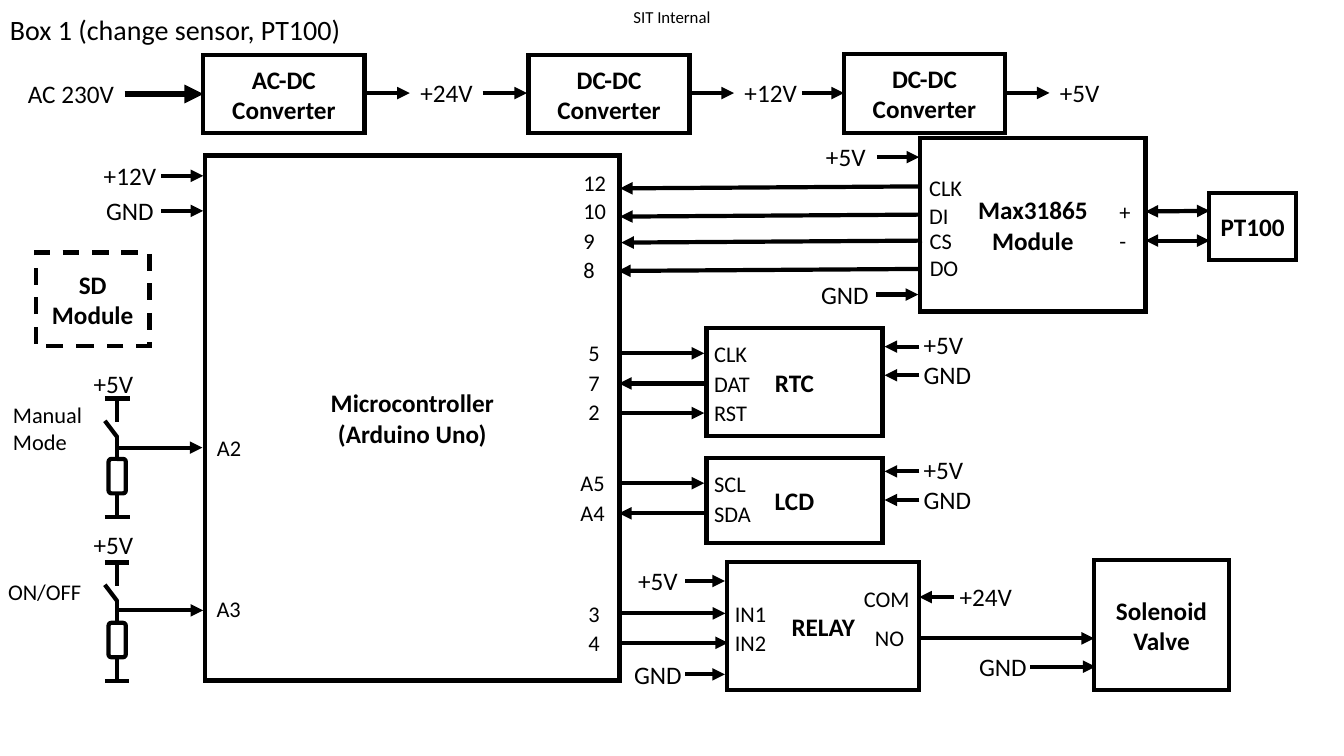
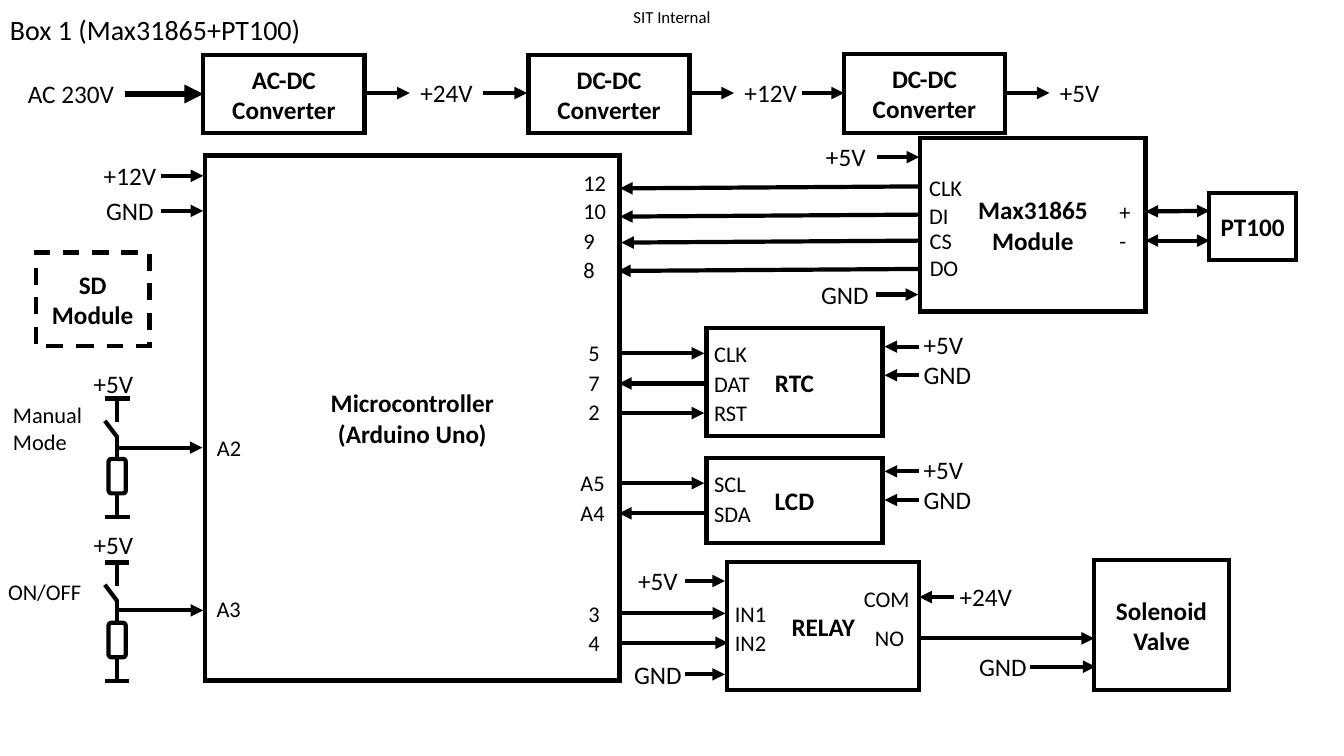
Before and after one commit to kanglc/Hashtag, a slide deck: slide 6 of Docs/thermal_controller_blockdiagram.pptx. Drawn at 1344x756 pixels with LibreOffice and Linux fonts; fonts in the diff are those of the drawing; background and template pictures are left out. Boxes give left, top, right and bottom in pixels: in the first picture for what was removed or moved away, otherwise in the second. Text is boxed around its words. In the diff, an @@ line names an element or a change of style, - is before the commit and + after.

```diff
--- a/Docs/thermal_controller_blockdiagram.pptx
+++ b/Docs/thermal_controller_blockdiagram.pptx
@@ text at <box>10,19,300,44</box>: text changed @@
-Box 1 (change sensor, PT100)
+Box 1 (Max31865+PT100)
```
Also in this commit, not shown: 6 other slides changed, 1 slide added, 6 other files.
